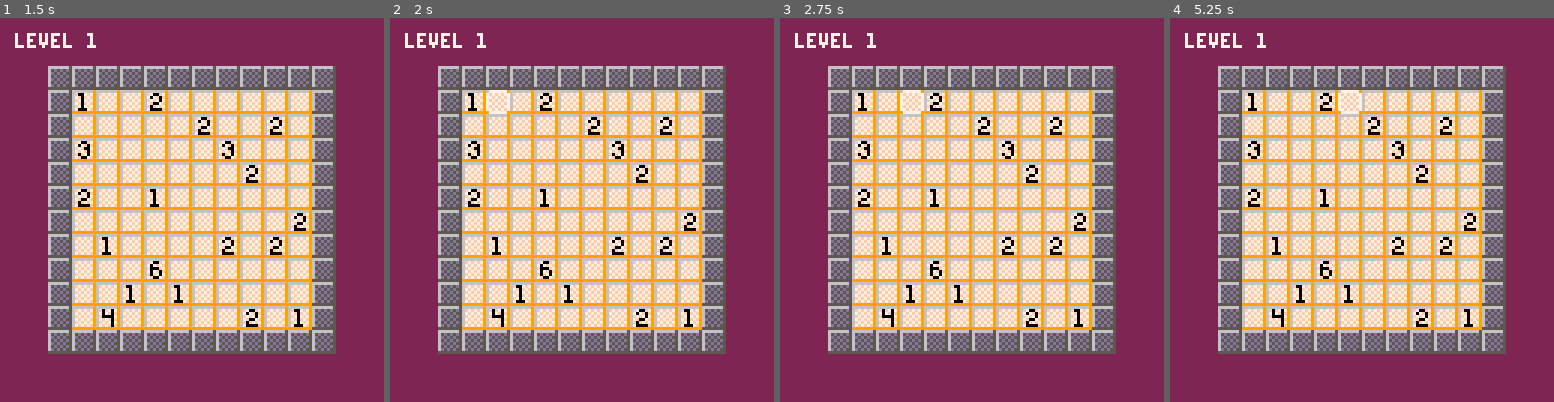
Above: before the commit, frames 1-4 (left to right).
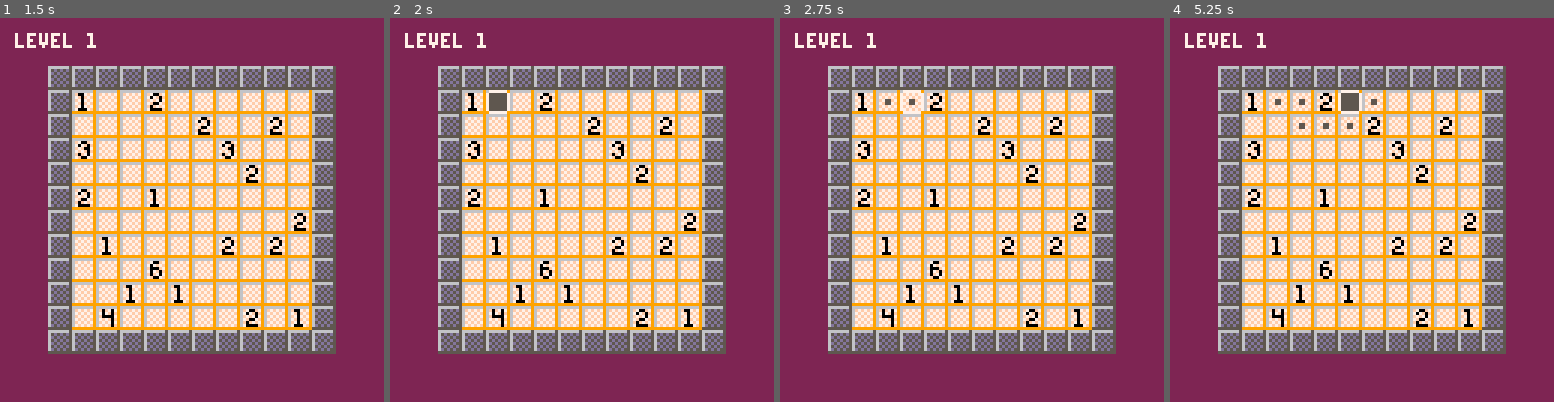
Above: after the commit, the same moments.

Repository: SagePtr/pico-nurikabe
Game: PICO-8 cartridge nurikabe.p8
Two runs of this game, one before a commit and one after it. Both use one fixed random seed, a clock stepped at 60 frames per second and the inputs below.
Inputs:
- Up to frame 1 (1.5 s): tap X (X key) at 0.33, 1.07 s; tap O (Z key) at 0.7 s
- Up to frame 2 (2 s): hold Right from 1.6 s (still down); tap O (Z key) at 1.7 s; tap X (X key) at 1.85 s
- Up to frame 3 (2.75 s): release Right at 2.1 s; tap O (Z key) at 2.1, 2.5 s; hold Up 2.15-2.42 s; hold Right from 2.47 s (still down)
- Up to frame 4 (5.25 s): tap O (Z key) every 0.4 s from 2.9 to 4.9 s; tap X (X key) at 2.97, 4.08, 5.2 s; release Right at 3.03 s; hold Left 3.08-3.58 s; hold Down 3.63-3.97 s; hold Right 4.02-4.68 s; hold Up 4.73-5.03 s; hold Left from 5.08 s (still down)

Frame 1 is identical in both runs. In frame 2, 0.2% of the frame differs, in the area x 25-31%, y 19-25%; in frame 3, less than 0.1%; in frame 4, 0.4%, in the area x 27-54%, y 19-29%.

Commit message:
Add support for marking cells
* Zero-index the level cells
* Refactor board calculations
* Add sprites for marked and filled cells
* Lowercase everything

Diff:
--- a/nurikabe.p8
+++ b/nurikabe.p8
@@ -8,6 +8,8 @@
 spr_board_border=1
 spr_board_background=2
 spr_pointer=3
+spr_mark=4
+spr_fill=5
 
 -- keys --
 ----------
@@ -16,8 +18,8 @@
 k_right=1
 k_up=2
 k_down=3
-k_jump=4
-k_dash=5
+k_mark=4
+k_fill=5
 
 -- palette --
 -------------
@@ -47,7 +49,7 @@
 cell_height=8
 screen_width=128
 screen_height=128
-numbers_offset=15 -- Number sprites start at 16
+numbers_offset=15 -- number sprites start at 16
 bg=col_lilac
 
 -- globals --
@@ -65,19 +67,20 @@
 levels[1]["width"]=10
 levels[1]["height"]=10
 levels[1]["numbers"]={
-  {1,1,1}, {2,4,1}, {2,6,2},
-  {2,9,2},
-  {3,1,3}, {3,7,3},
-  {2,8,4},
-  {2,1,5}, {1,4,5},
-  {2,10,6},
-  {1,2,7}, {2,7,7}, {2,9,7},
-  {6,4,8},
-  {1,3,9}, {1,5,9},
-  {4,2,10}, {2,8,10}, {1,10,10}
+  {1,0,0}, {2,3,0}, {2,5,1},
+  {2,8,1},
+  {3,0,2}, {3,6,2},
+  {2,7,3},
+  {2,0,4}, {1,3,4},
+  {2,9,5},
+  {1,1,6}, {2,6,6}, {2,8,6},
+  {6,3,7},
+  {1,2,8}, {1,4,8},
+  {4,1,9}, {2,7,9}, {1,9,9}
 }
 
 board={}
+marks={}
 
 -- entry point --
 -----------------
@@ -86,7 +89,7 @@
   debug_print("_init")
   palt(col_black, f)
   palt(col_darkgreen, t)
-  make_pointer()
+  pointer = make_pointer()
   load_level(1)
 end
 
@@ -97,9 +100,10 @@
 function _draw()
   cls()
   draw_level()
+
   foreach(actor,draw_actor)
 
-  -- Flip whether the point is visible every 16 frames
+  -- flip whether the point is visible every 16 frames
   pointer.counter += 1
 
   if (pointer.counter == 16) then
@@ -111,22 +115,27 @@
 function load_level(id)
   level_id=id
   level=levels[id]
-  board.state={}
-  board.width=level["width"]*cell_width
-  board.height=level["height"]*cell_height
-  -- add two for the width of the border
-  board.total_width=(level["width"]+2)*cell_width
-  board.total_height=(level["height"]+2)*cell_height
-  board.offset_x=(screen_width-board.total_width)/2
-  board.offset_y=(screen_height-board.total_height)/2
-  offset_x=(screen_width-board.width)/2
-  offset_y=(screen_height-board.height)/2
+  marks={}
+
+  for x=0,level["width"]-1 do
+    marks[x]={}
+    for y=0,level["height"]-1 do
+      marks[x][y]=nil
+    end
+  end
+
+  local board_width=level["width"]*cell_width
+  local board_height=level["height"]*cell_height
+
+  offset_x=(screen_width-board_width)/2
+  offset_y=(screen_height-board_height)/2
 end
 
 function draw_level()
   cls()
   rectfill(0,0,127,127,bg)
   draw_board()
+  draw_marks()
 
   print("level "..tostr(level_id), 5, 5, col_white)
 end
@@ -138,34 +147,71 @@
   if (btnp(k_up)) pointer.y -= 1 changed = true
   if (btnp(k_down)) pointer.y += 1 changed = true
 
-  if (btnp(k_a)) then
-  end
-
-  if (btnp(k_b)) then
-  end
-
-  -- Limit the range
+  if (btnp(k_mark) and is_writable()) then
+    toggle_mark()
+  end
+
+  if (btnp(k_fill) and is_writable()) then
+    toggle_fill()
+  end
+
+  -- limit the range
   pointer.x=clamp(pointer.x, 0, level["width"]-1)
   pointer.y=clamp(pointer.y, 0, level["height"]-1)
 
-  -- Reset the counter so the pointer is visible
+  -- reset the counter so the pointer is visible
   if changed then
     pointer.show = 1
     pointer.counter = 0
   end
 end
 
+-- toggle the mark sprite in the current cell
+function toggle_mark()
+  if (marks[pointer.x][pointer.y] == spr_mark) then
+    debug_print("mark: already set, unsetting")
+    marks[pointer.x][pointer.y] = nil
+  else
+    debug_print("mark: not set, setting")
+    marks[pointer.x][pointer.y] = spr_mark
+  end
+end
+
+-- toggle the fill sprite in the current cell
+function toggle_fill()
+  if (marks[pointer.x][pointer.y] == spr_fill) then
+    marks[pointer.x][pointer.y] = nil
+  else
+    marks[pointer.x][pointer.y] = spr_fill
+  end
+end
+
+-- return the mark for the current cell
+function find_mark()
+end
+
+-- return true if the cell can be marked
+function is_writable()
+  for cell in all(level["numbers"]) do
+    if (cell[2] == pointer.x and cell[3] == pointer.y) then
+      return false
+    end
+  end
+
+  return true
+end
+
 function draw_board()
-  debug_print("Cell width is "..tostr(cell_width))
-  debug_print("Cell height is "..tostr(cell_height))
-  debug_print("Total width is "..tostr(board.total_width))
-  debug_print("Total height is "..tostr(board.total_height))
-  debug_print("Board width is "..tostr(board.width))
-  debug_print("Board height is "..tostr(board.height))
-  debug_print("Board offset x = "..tostr(board.offset_x))
-  debug_print("Offset x = "..tostr(offset_x))
-
-  -- Draw the border
+  -- debug_print("cell width is "..tostr(cell_width))
+  -- debug_print("cell height is "..tostr(cell_height))
+  -- debug_print("total width is "..tostr(board.total_width))
+  -- debug_print("total height is "..tostr(board.total_height))
+  -- debug_print("board width is "..tostr(board.width))
+  -- debug_print("board height is "..tostr(board.height))
+  -- debug_print("board offset x = "..tostr(board.offset_x))
+  -- debug_print("offset x = "..tostr(offset_x))
+
+  -- draw the border
   for x=0,11 do
     spr(spr_board_border, x*8+offset_x-cell_width, 0+offset_y-cell_height)
     spr(spr_board_border, x*8+offset_x-cell_width, 88+offset_y-cell_height)
@@ -175,16 +221,26 @@
     spr(spr_board_border, 88+offset_x-cell_width, y*8+offset_y-cell_height)
   end
 
-  -- Fill the board
+  -- fill the board
   for x=0,level["width"]-1 do
     for y=0,level["height"]-1 do
       spr(spr_board_background, x*cell_width+offset_x,y*cell_height+offset_y)
     end
   end
 
-  -- Draw the numbers
+  -- draw the numbers
   for cell in all(level["numbers"]) do
-    spr(cell[1]+numbers_offset, cell[2]*cell_width+board.offset_x, cell[3]*cell_width+board.offset_y)
+    spr(cell[1]+numbers_offset, cell[2]*cell_width+offset_x, cell[3]*cell_width+offset_y)
+  end
+end
+
+function draw_marks()
+  for x=0,level["width"]-1 do
+    for y=0,level["height"]-1 do
+      if (marks[x][y]) then
+        spr(marks[x][y], x*cell_width+offset_x, y*cell_width+offset_y)
+      end
+    end
   end
 end
 
@@ -196,6 +252,7 @@
   pointer = make_actor(0, 0)
   pointer.counter = 0
   pointer.spr = spr_pointer
+  return pointer
 end
 
 function make_actor(x, y)
@@ -229,14 +286,14 @@
 end
 
 __gfx__
-77777777666666656666666937777773333333330000000000000000000000000000000000000000000000000000000000000000000000000000000000000000
-7777777765d5d5d56f7f7f7973333337333333330000000000000000000000000000000000000000000000000000000000000000000000000000000000000000
-777777776d5d5d5567f7f7f973333337335555330000000000000000000000000000000000000000000000000000000000000000000000000000000000000000
-7777777765d5d5d56f7f7f7973333337335555330000000000000000000000000000000000000000000000000000000000000000000000000000000000000000
-777777776d5d5d5567f7f7f973333337335555330000000000000000000000000000000000000000000000000000000000000000000000000000000000000000
-7777777765d5d5d56f7f7f7973333337335555330000000000000000000000000000000000000000000000000000000000000000000000000000000000000000
-777777776d5d5d5567f7f7f973333337333333330000000000000000000000000000000000000000000000000000000000000000000000000000000000000000
-77777777555555559999999937777773333333330000000000000000000000000000000000000000000000000000000000000000000000000000000000000000
+77777777666666656666666937777773333333333333333300000000000000000000000000000000000000000000000000000000000000000000000000000000
+7777777765d5d5d56f7f7f7973333337333333333555555300000000000000000000000000000000000000000000000000000000000000000000000000000000
+777777776d5d5d5567f7f7f973333337333333333555555300000000000000000000000000000000000000000000000000000000000000000000000000000000
+7777777765d5d5d56f7f7f7973333337333553333555555300000000000000000000000000000000000000000000000000000000000000000000000000000000
+777777776d5d5d5567f7f7f973333337333553333555555300000000000000000000000000000000000000000000000000000000000000000000000000000000
+7777777765d5d5d56f7f7f7973333337333333333555555300000000000000000000000000000000000000000000000000000000000000000000000000000000
+777777776d5d5d5567f7f7f973333337333333333555555300000000000000000000000000000000000000000000000000000000000000000000000000000000
+77777777555555559999999937777773333333333333333300000000000000000000000000000000000000000000000000000000000000000000000000000000
 33333333333333333333333333333333333333333333333333333333333333333333333333333333000000000000000000000000000000000000000000000000
 33003333333003333330033333033033330000333330033333000033333003333330033330033033000000000000000000000000000000000000000000000000
 33303333330330333303303333033033330333333303333333333033330330333303303333030303000000000000000000000000000000000000000000000000
